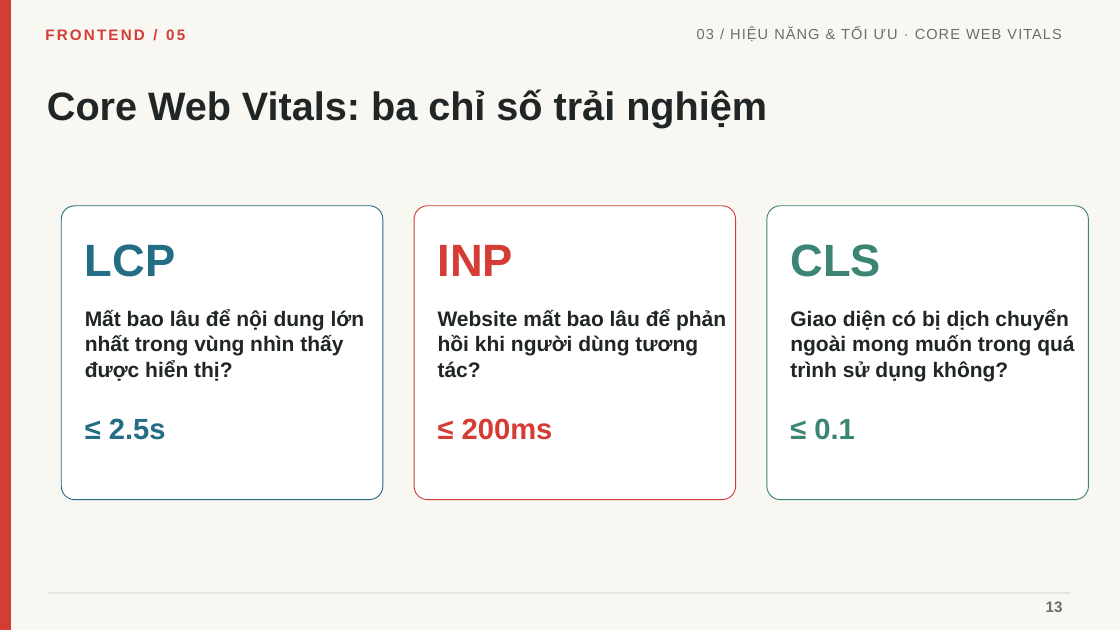
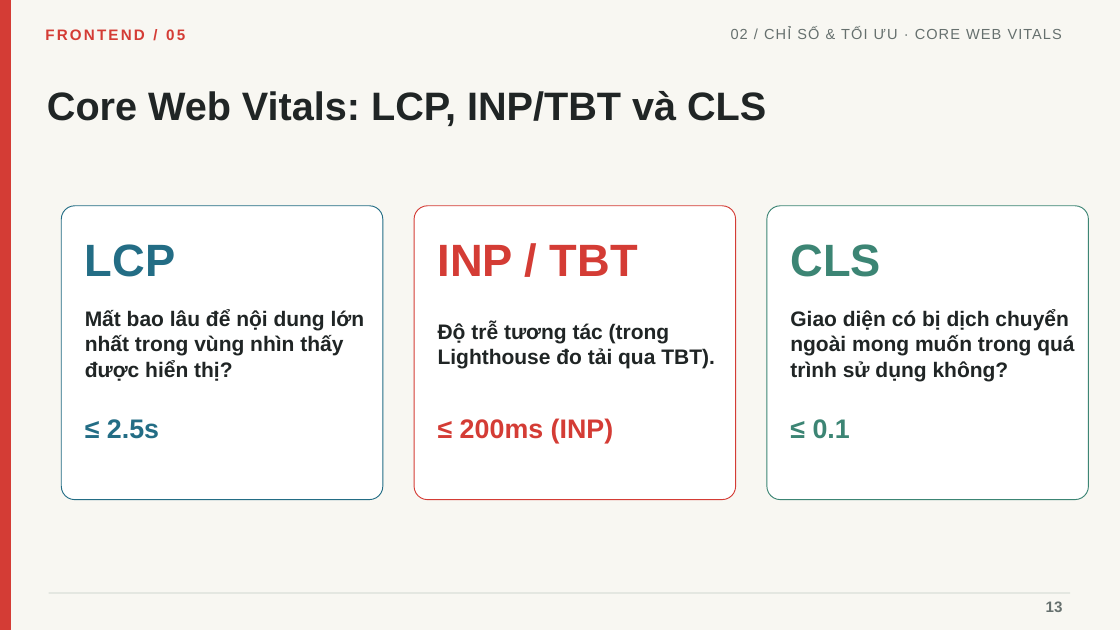
Before and after one commit to linhtn-spec/seminar-nextjs, a slide deck: slide 13 of Seminar_05_Frontend_Roadmap_Tieng_Viet_Da_Chinh_Sua.pptx. Drawn at 1120x630 pixels with LibreOffice and Linux fonts; fonts in the diff are those of the drawing. Boxes give left, top, right and bottom in pixels: in the first picture for what was removed or moved away, otherwise in the second. Text is boxed around its words. In the diff, an @@ line names an element or a change of style, - is before the commit and + after.

```diff
--- a/Seminar_05_Frontend_Roadmap_Tieng_Viet_Da_Chinh_Sua.pptx
+++ b/Seminar_05_Frontend_Roadmap_Tieng_Viet_Da_Chinh_Sua.pptx
@@ text at (731, 28, 1062, 39): text changed @@
-03 / HIỆU NĂNG & TỐI ƯU · CORE WEB VITALS
+02 / CHỈ SỐ & TỐI ƯU · CORE WEB VITALS
@@ text at (47, 91, 766, 126): text changed @@
-Core Web Vitals: ba chỉ số trải nghiệm
+Core Web Vitals: LCP, INP/TBT và CLS
@@ text at (438, 245, 638, 276): text changed @@
-INP
+INP / TBT
@@ text at (438, 322, 715, 369): text changed @@
-Website mất bao lâu để phản hồi khi người dùng tương tác?
+Độ trễ tương tác (trong Lighthouse đo tải qua TBT).
@@ text "≤ 2.5s" at (107, 419, 159, 439): size 25 to 23 pt @@
@@ text at (460, 418, 614, 444): text changed; size 25 to 23 pt @@
-≤ 200ms
+≤ 200ms (INP)
@@ text "≤ 0.1" at (813, 419, 850, 439): size 25 to 23 pt @@
```
Also in this commit, not shown: 19 other slides changed, 8 slides added, 7 slides removed, 25 other files.
